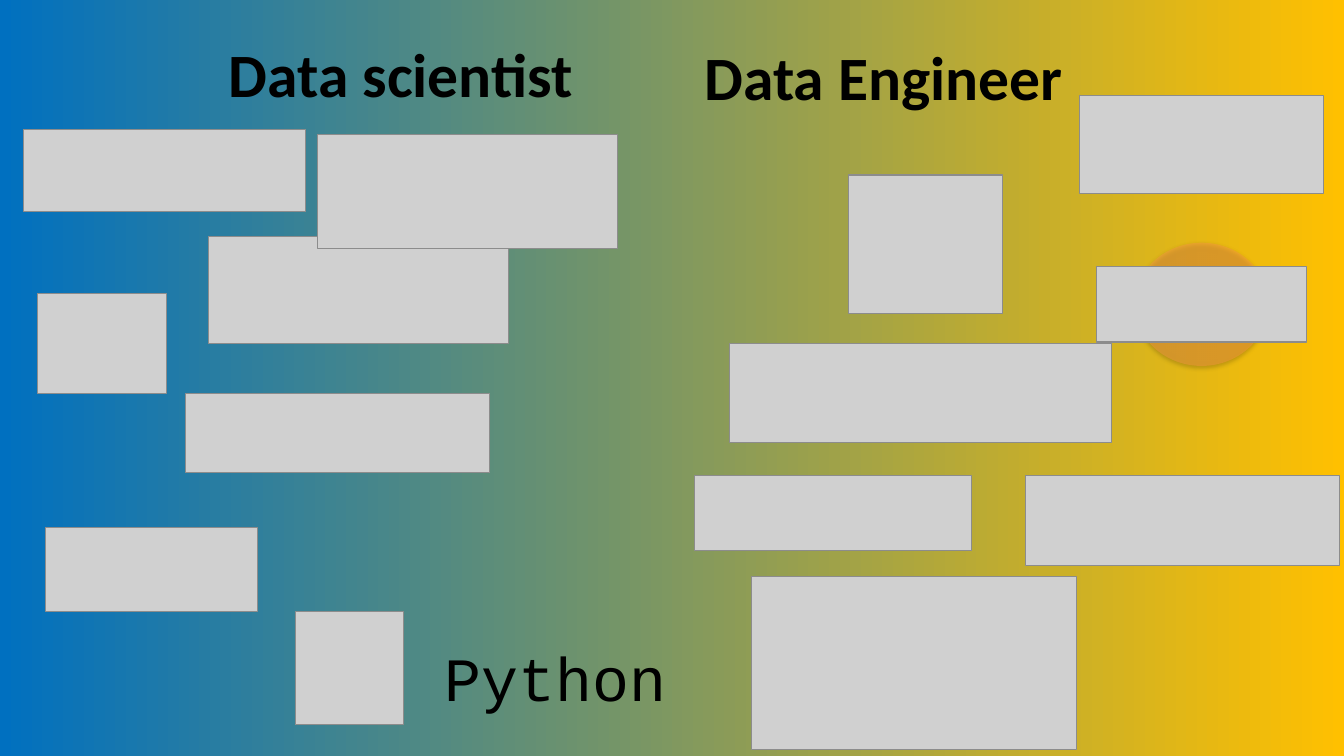
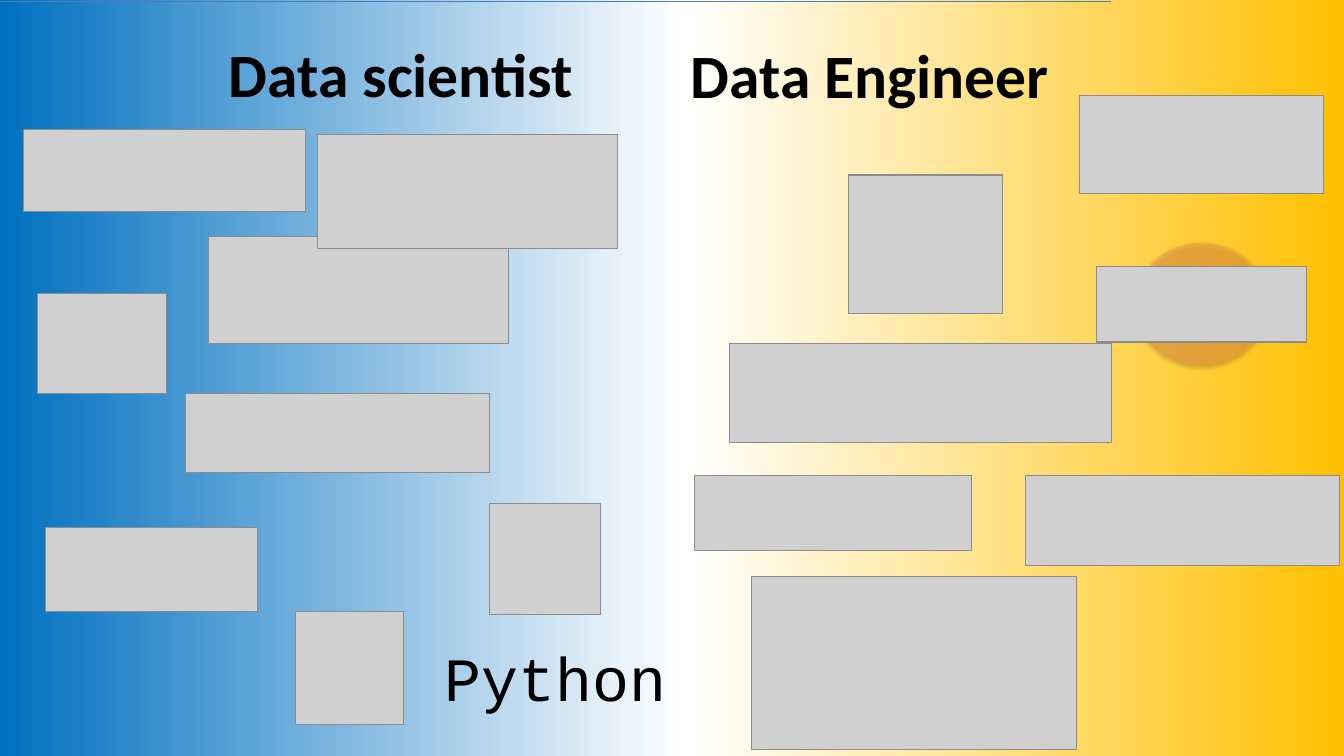
Before and after one commit to G94/CodeHunters_IntroduccionDS_01, a slide deck: slide 12 of Introducción al Análisis de Datos - 01.pptx (slide 9 before the commit). Drawn at 1344x756 pixels with LibreOffice and Linux fonts; fonts in the diff are those of the drawing; grey boxes stand for pictures. Boxes give left, top, right and bottom in pixels: in the first picture for what was removed or moved away, otherwise in the second. Text is boxed around its words. In the diff, an @@ line names an element or a change of style, - is before the commit and + after.

```diff
--- a/Introducción al Análisis de Datos - 01.pptx
+++ b/Introducción al Análisis de Datos - 01.pptx
@@ background gradient #0070C0 to #FFC000 to gradient #FFC000 to #FFFFFF to #0070C0 @@
@@ line added from (0, 2) to (1111, 2), #4B7EBC 0.75 pt @@
@@ text "Data Engineer" rewrapped from (704, 57, 1062, 111) to (691, 47, 1049, 113) @@
@@ picture added at (490, 503, 601, 614) @@
```
Also in this commit, not shown: 9 other slides changed, 8 slides added, 5 slides removed, 1 other file.
